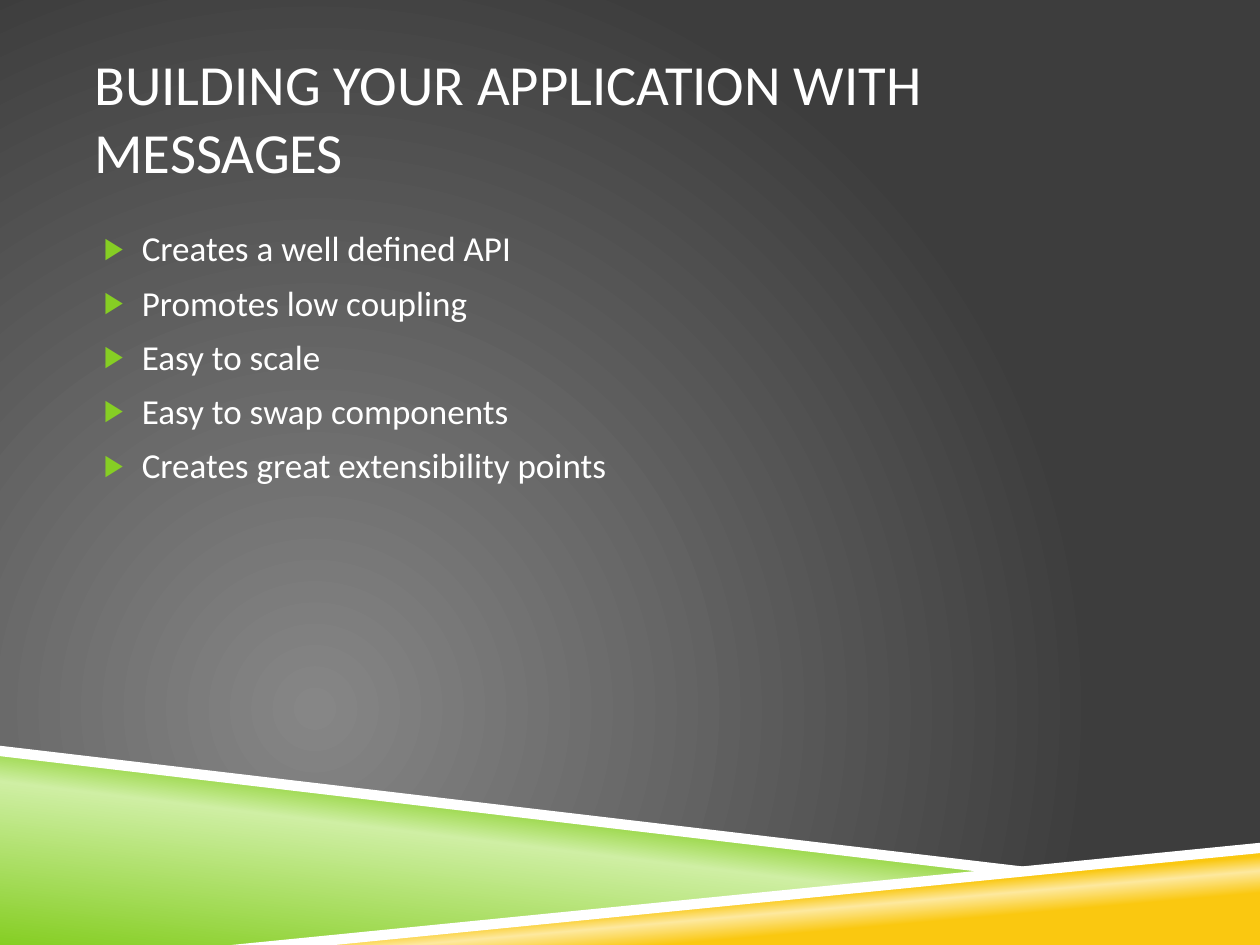
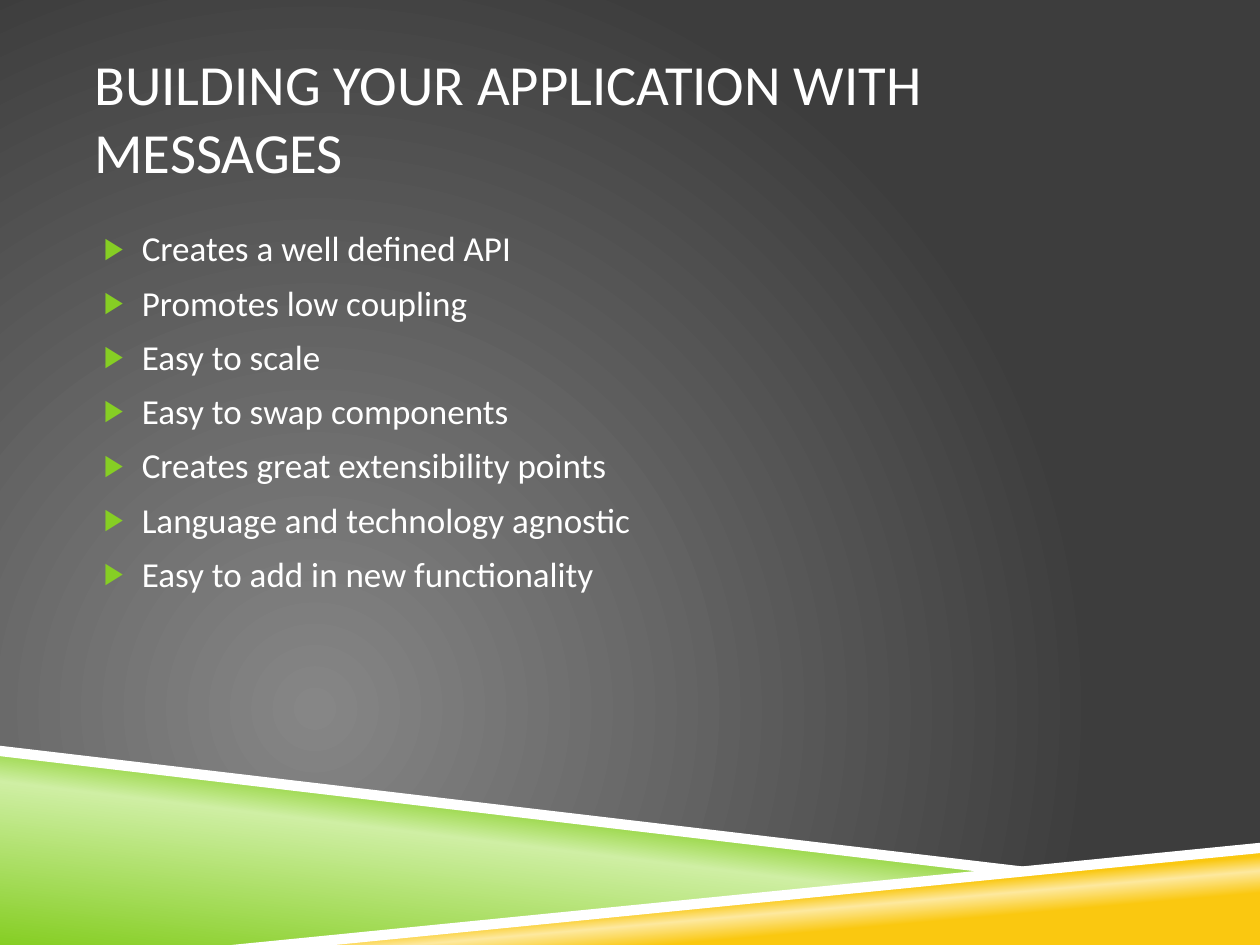
Before and after one commit to stimms/Queues, a slide deck: slide 21 of Queues and message based architecture.pptx (slide 16 before the commit). Drawn at 1260x945 pixels with LibreOffice and Linux fonts; fonts in the diff are those of the drawing; background and template pictures are left out. Boxes give left, top, right and bottom in pixels: in the first picture for what was removed or moved away, otherwise in the second. Text is boxed around its words. In the diff, an @@ line names an element or a change of style, - is before the commit and + after.

```diff
--- a/Queues and message based architecture.pptx
+++ b/Queues and message based architecture.pptx
@@ text at (142, 508, 630, 593): paragraphs added @@
+▶ Language and technology agnostic
+▶ Easy to add in new functionality
```
Also in this commit, not shown: 3 other slides changed, 5 slides added, 10 other files.
